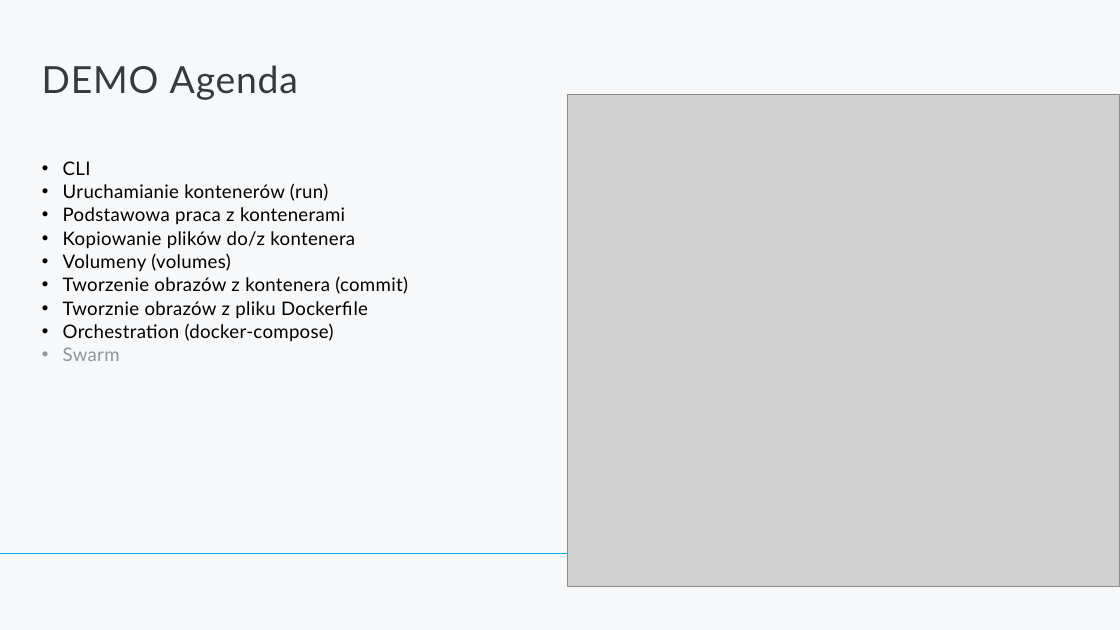
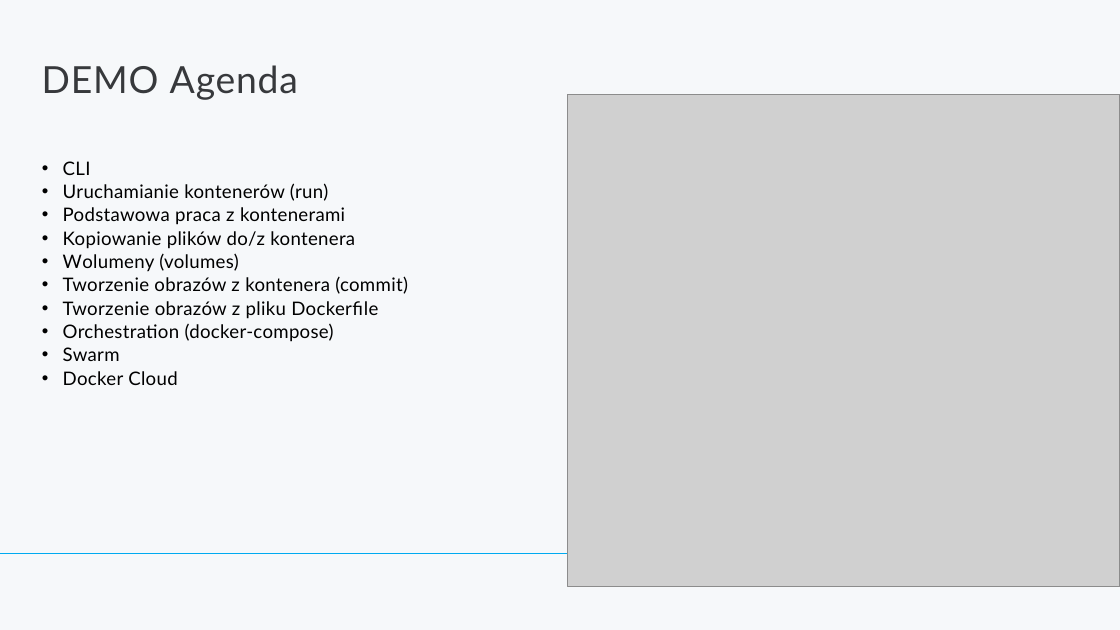
Before and after one commit to VladyslavTehlivets/docker, a slide deck: slide 27 of _samples/docker.pptx. Drawn at 1120x630 pixels with LibreOffice and Linux fonts; fonts in the diff are those of the drawing; grey boxes stand for pictures; background and template pictures are left out. Boxes give left, top, right and bottom in pixels: in the first picture for what was removed or moved away, otherwise in the second. Text is boxed around its words. In the diff, an @@ line names an element or a change of style, - is before the commit and + after.

Commit message:
Updated pptx.

```diff
--- a/_samples/docker.pptx
+++ b/_samples/docker.pptx
@@ text at (63, 253, 239, 272): text changed @@
-• Volumeny (volumes)
+• Wolumeny (volumes)
@@ text at (63, 301, 378, 319): text changed @@
-• Tworznie obrazów z pliku Dockerfile
+• Tworzenie obrazów z pliku Dockerfile
@@ text at (63, 347, 120, 361): text colour #91969B to #000000 in "Swarm" @@
@@ text at (63, 371, 177, 385): paragraph added @@
+• Docker Cloud
```
